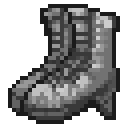
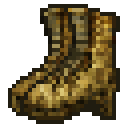
Before/after of a 128px x 128px layered artwork. What changed in the layer stack:
painted on "图层 1" over [88, 108, 108, 120]
showed "FancyBootsLeopard", painted on it over [8, 4, 120, 124]
hid "FancyBootsGray", painted on it over [8, 4, 120, 124]
